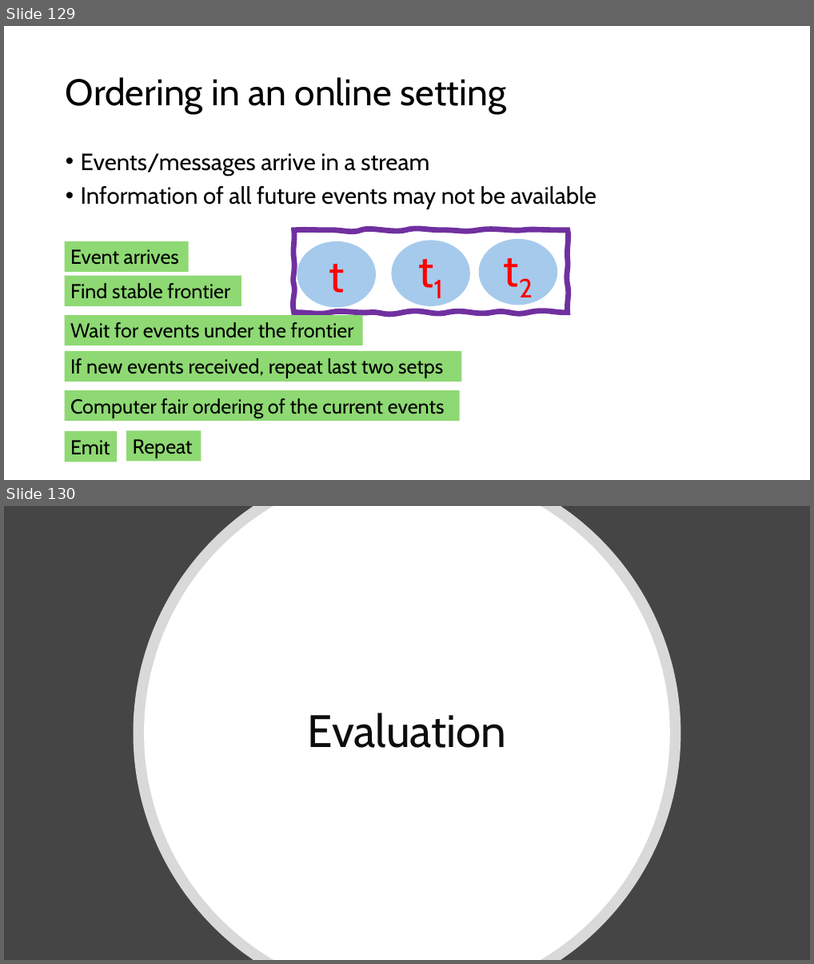
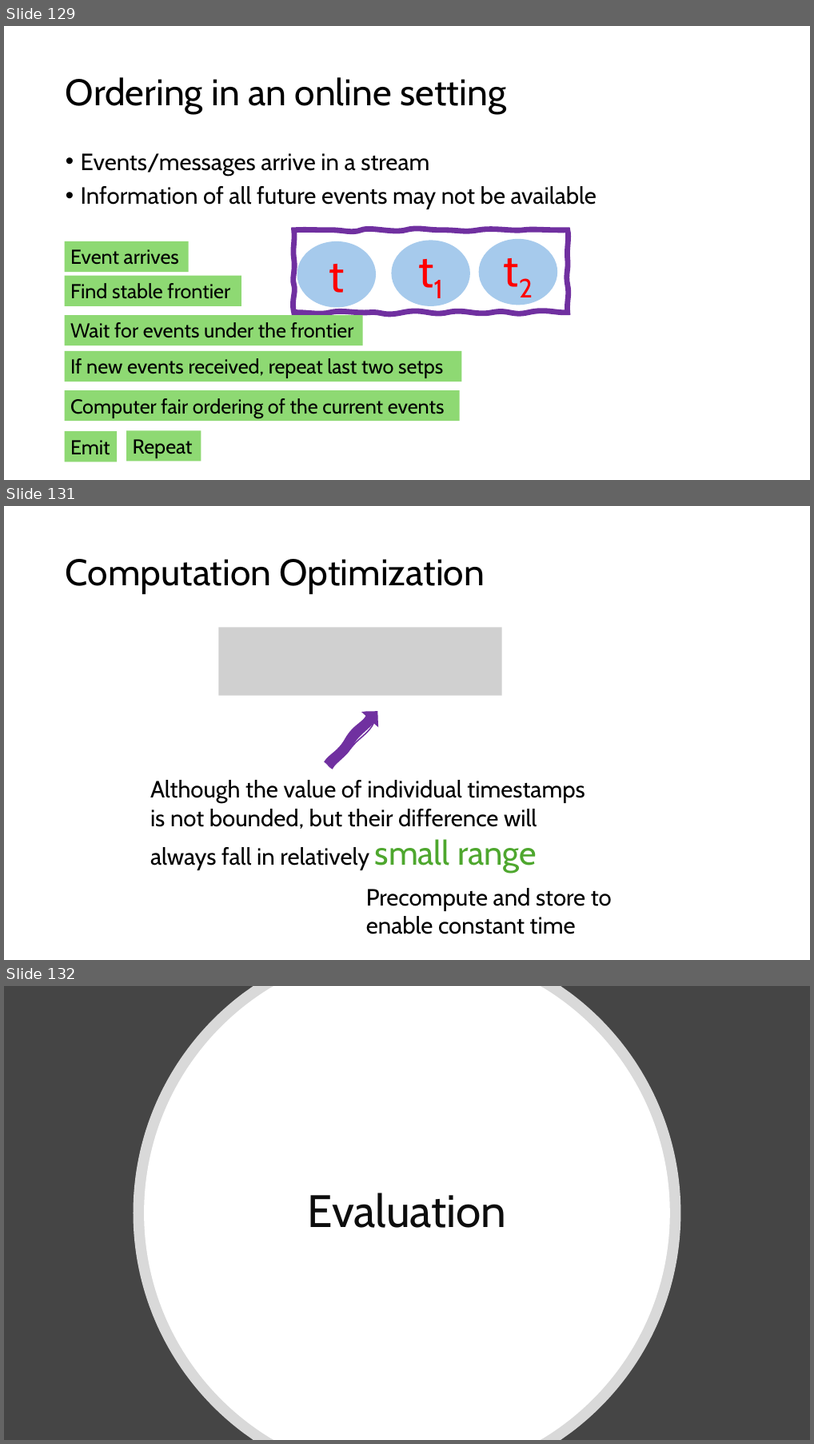
Before and after one commit to HaseebLUMS/Onyx-Presentation, a slide deck: thesis-latency-fairness.pptx. Shown one above the other, each under a label of ours: slides 129 and 130 before the commit, slides 129, 131 and 132 after it; the slides between them are not shown. The pictures are 814x964 and 814x1444 pixels, drawn with LibreOffice and Linux fonts; fonts in the diff are those of the drawing; grey boxes stand for pictures. Boxes give left, top, right and bottom in pixels: in the first picture for what was removed or moved away, otherwise in the second. Text is boxed around its words. In the diff, an @@ line names an element or a change of style, - is before the commit and + after.

Commit message:
updated presentation

```diff
--- a/thesis-latency-fairness.pptx
+++ b/thesis-latency-fairness.pptx
@@ slide 131 added at [4, 506, 810, 960], background #FFFFFF @@
@@ title added at [66, 559, 485, 594], 44 pt, text #000000 @@
+Computation Optimization
@@ picture added at [218, 627, 502, 696] @@
@@ freeform shape added at [321, 704, 384, 772], fill #7030A0, outline #7030A0 1.5 pt @@
@@ text added at [150, 780, 585, 872], 28 pt, text #000000 @@
+Although the value of individual timestamps is not bounded, but their difference will always fall in relatively small range
@@ text added at [366, 888, 612, 934], 28 pt, text #000000 @@
+Precompute and store to enable constant time
@@ what was slide 130 is now slide 132 @@
```
Also in this commit, not shown: 1 other slide added.
